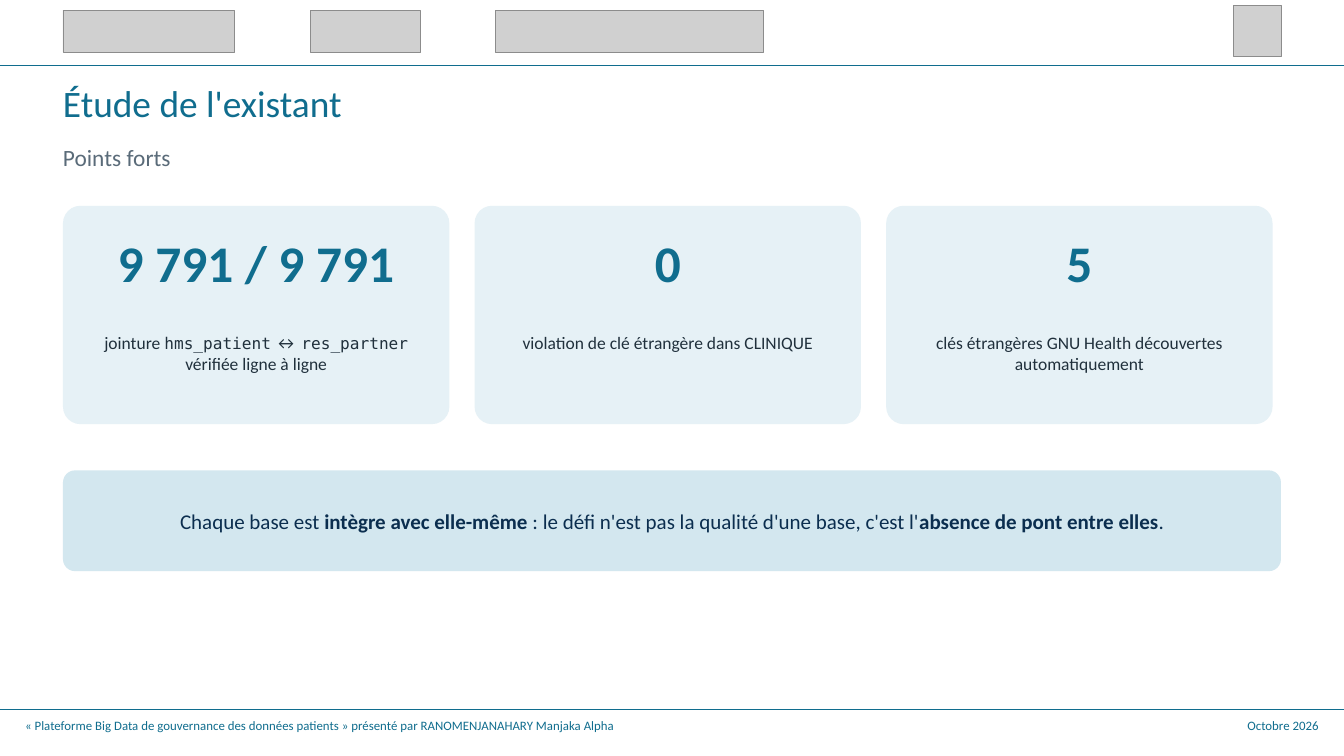
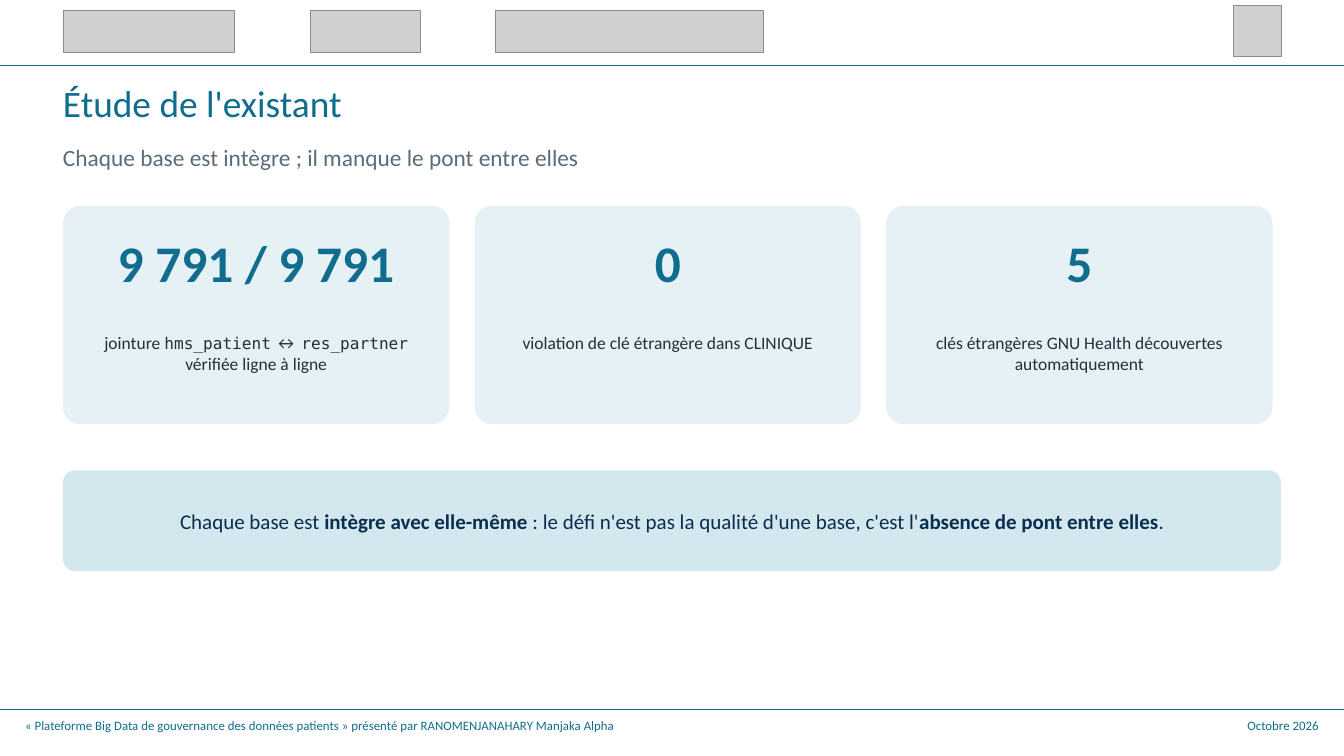
Before and after one commit to Alphamanjaka/test-big-data, a slide deck: slide 11 of documents/slide_soutenance/V2soutenance_m2_mmt_alpha.pptx. Drawn at 1344x756 pixels with LibreOffice and Linux fonts; fonts in the diff are those of the drawing; grey boxes stand for pictures. Boxes give left, top, right and bottom in pixels: in the first picture for what was removed or moved away, otherwise in the second. Text is boxed around its words. In the diff, an @@ line names an element or a change of style, - is before the commit and + after.

```diff
--- a/documents/slide_soutenance/V2soutenance_m2_mmt_alpha.pptx
+++ b/documents/slide_soutenance/V2soutenance_m2_mmt_alpha.pptx
@@ text at (63, 150, 578, 170): text changed @@
-Points forts
+Chaque base est intègre ; il manque le pont entre elles
```
Also in this commit, not shown: 10 other slides changed, 24 other files.
